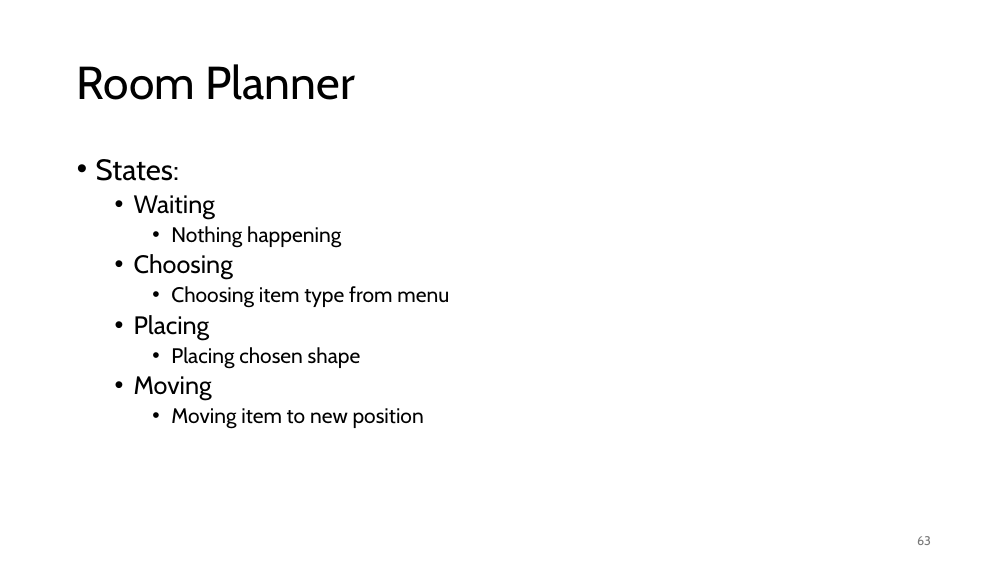
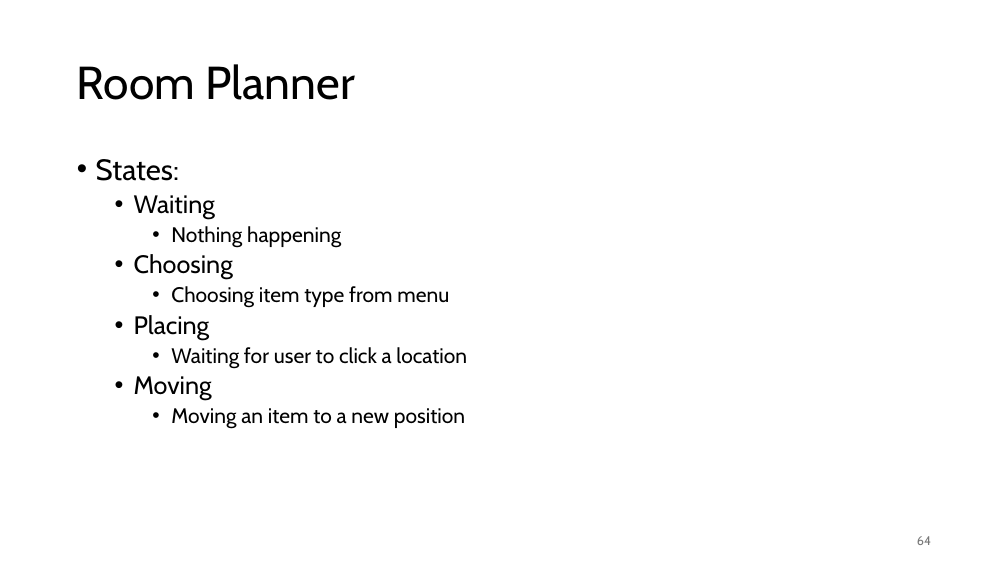
Before and after one commit to ualberta-cmput301/ualberta-cmput301.github.io, a slide deck: slide 64 of content/general/slides/2026 Revisions/03 Requirements.pptx (slide 63 before the commit). Drawn at 1008x567 pixels with LibreOffice and Linux fonts; fonts in the diff are those of the drawing. Boxes give left, top, right and bottom in pixels: in the first picture for what was removed or moved away, otherwise in the second. Text is boxed around its words. In the diff, an @@ line names an element or a change of style, - is before the commit and + after.

```diff
--- a/content/general/slides/2026 Revisions/03 Requirements.pptx
+++ b/content/general/slides/2026 Revisions/03 Requirements.pptx
@@ text at bbox=[171, 347, 467, 369]: text changed @@
-    • Placing chosen shape
+    • Waiting for user to click a location
@@ text at bbox=[171, 408, 465, 429]: text changed @@
-    • Moving item to new position
+    • Moving an item to a new position
@@ page number at bbox=[917, 536, 931, 545]: text changed @@
-63
+64
```
Also in this commit, not shown: 10 other slides changed, 1 slide added, 1 other file.
